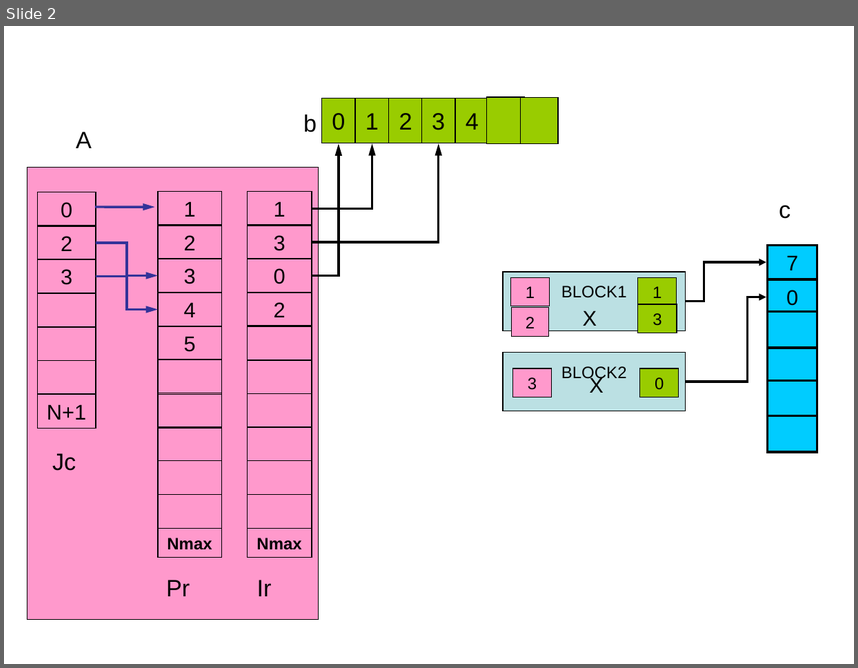
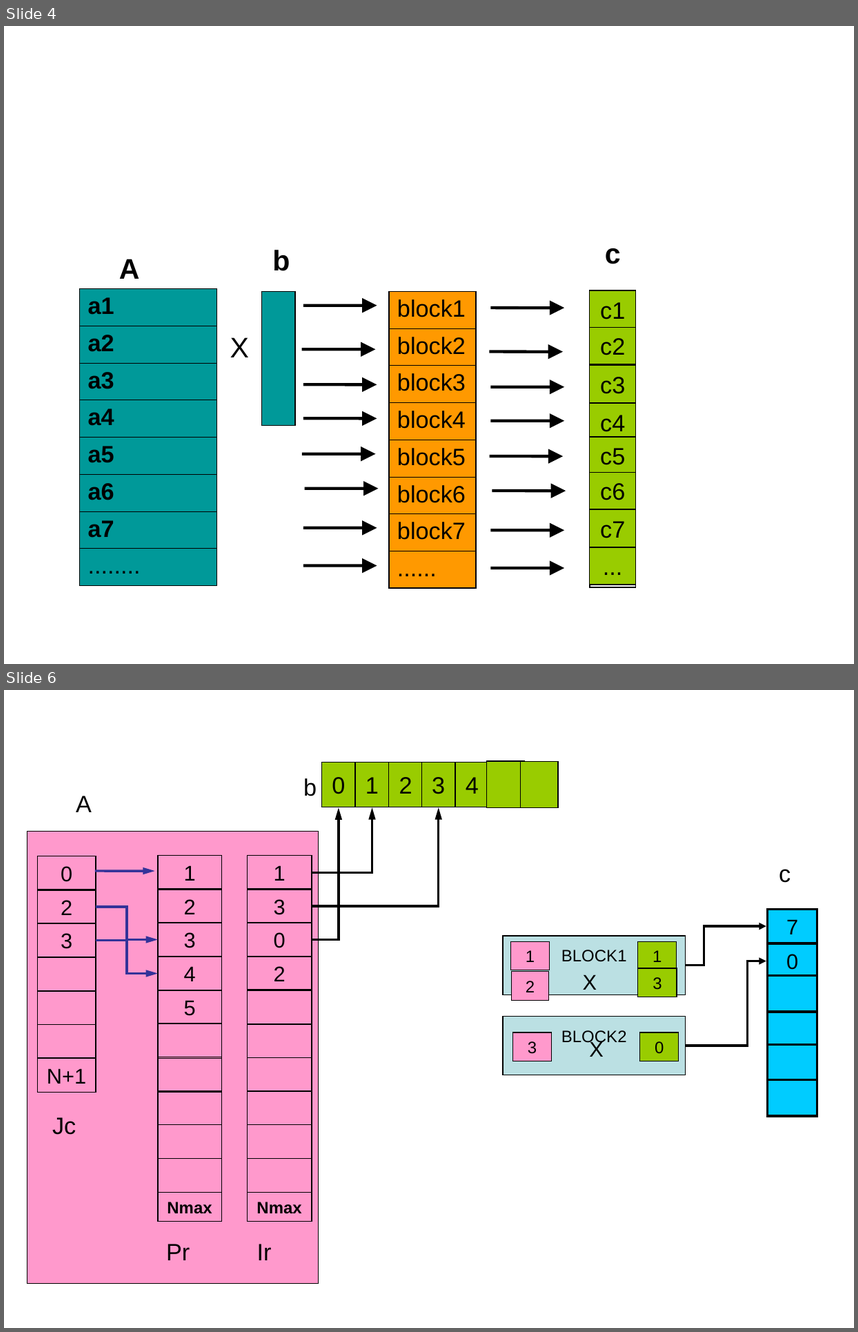
Before and after one commit to unconditional/projektarbeitcuda, a slide deck: Vortrag/tmp.ppt. Shown one above the other, each under a label of ours: slide 2 before the commit, slides 4 and 6 after it; the slides between them are not shown. The pictures are 858x668 and 858x1332 pixels, drawn with LibreOffice and Linux fonts; fonts in the diff are those of the drawing. Boxes give left, top, right and bottom in pixels: in the first picture for what was removed or moved away, otherwise in the second. Text is boxed around its words. In the diff, an @@ line names an element or a change of style, - is before the commit and + after.

```diff
--- a/Vortrag/tmp.ppt
+++ b/Vortrag/tmp.ppt
@@ slide 4 added at (x1=4, y1=26, x2=854, y2=664), background #FFFFFF @@
@@ text added at (x1=272, y1=250, x2=290, y2=271), 24 pt, text #000000, bold @@
+b
@@ text added at (x1=605, y1=248, x2=621, y2=264), 24 pt, text #000000, bold @@
+c
@@ text added at (x1=119, y1=259, x2=140, y2=279), 24 pt, text #000000, bold @@
+A
@@ table added at (x1=80, y1=289, x2=217, y2=583), 8 rows, 1 columns @@
+a1
+a2
+a3
+a4
+a5
+a6
+a7
+........
@@ table added at (x1=261, y1=291, x2=294, y2=425), 1 rows, 1 columns @@
+
@@ table added at (x1=389, y1=291, x2=476, y2=586), 8 rows, 1 columns @@
+block1
+block2
+block3
+block4
+block5
+block6
+block7
+......
@@ table added at (x1=590, y1=290, x2=635, y2=584), 8 rows, 1 columns @@
+
+
+
+
+
+
+
+
@@ rectangle added at (x1=590, y1=290, x2=635, y2=328), fill #99CC00, outline #000000 0.74 pt, 20 pt, text #000000 @@
+c1
@@ arrow added from (303, 305) to (377, 305), #000000 2.49 pt @@
@@ arrow added from (491, 308) to (564, 308), #000000 2.49 pt @@
@@ rectangle added at (x1=590, y1=327, x2=635, y2=364), fill #99CC00, outline #000000 0.74 pt, 20 pt, text #000000 @@
+c2
@@ text added at (x1=230, y1=337, x2=249, y2=357), 24 pt, text #000000 @@
+X
@@ arrow added from (301, 349) to (375, 349), #000000 2.49 pt @@
@@ arrow added from (489, 352) to (562, 352), #000000 2.49 pt @@
@@ rectangle added at (x1=590, y1=365, x2=635, y2=403), fill #99CC00, outline #000000 0.74 pt, 20 pt, text #000000 @@
+c3
@@ arrow added from (303, 385) to (377, 385), #000000 2.49 pt @@
@@ arrow added from (491, 386) to (564, 386), #000000 2.49 pt @@
@@ arrow added from (303, 418) to (377, 418), #000000 2.49 pt @@
@@ rectangle added at (x1=590, y1=403, x2=635, y2=441), fill #99CC00, outline #000000 0.74 pt, 20 pt, text #000000 @@
+c4
@@ arrow added from (491, 421) to (564, 421), #000000 2.49 pt @@
@@ rectangle added at (x1=590, y1=437, x2=635, y2=474), fill #99CC00, outline #000000 0.74 pt, 20 pt, text #000000 @@
+c5
@@ arrow added from (302, 454) to (375, 454), #000000 2.49 pt @@
@@ arrow added from (489, 456) to (564, 456), #000000 2.49 pt @@
@@ rectangle added at (x1=590, y1=472, x2=635, y2=510), fill #99CC00, outline #000000 0.74 pt, 20 pt, text #000000 @@
+c6
@@ arrow added from (305, 488) to (378, 488), #000000 2.49 pt @@
@@ arrow added from (492, 490) to (566, 490), #000000 2.49 pt @@
@@ rectangle added at (x1=590, y1=510, x2=635, y2=547), fill #99CC00, outline #000000 0.74 pt, 20 pt, text #000000 @@
+c7
@@ arrow added from (303, 528) to (377, 528), #000000 2.49 pt @@
@@ arrow added from (491, 530) to (564, 530), #000000 2.49 pt @@
@@ rectangle added at (x1=590, y1=547, x2=635, y2=584), fill #99CC00, outline #000000 0.74 pt, 20 pt, text #000000 @@
+...
@@ arrow added from (303, 565) to (377, 565), #000000 2.49 pt @@
@@ arrow added from (491, 568) to (564, 568), #000000 2.49 pt @@
@@ what was slide 2 is now slide 6 @@
```
Also in this commit, not shown: 1 slide changed, 3 other slides added.
